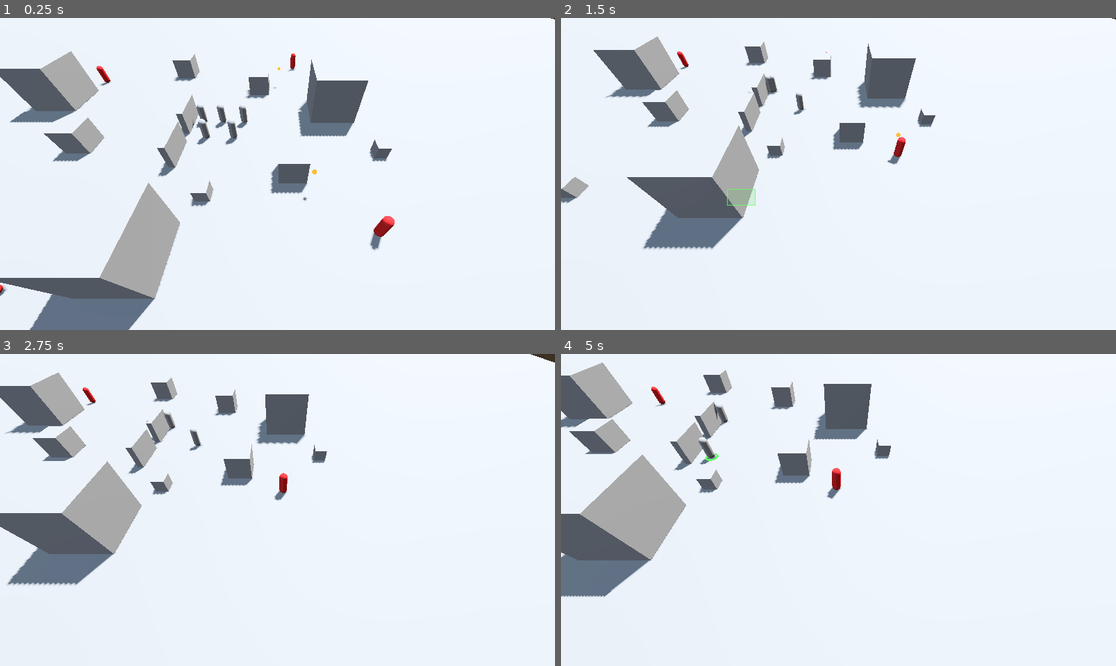
Above: before the commit, frames 1-4 (two rows, left to right).
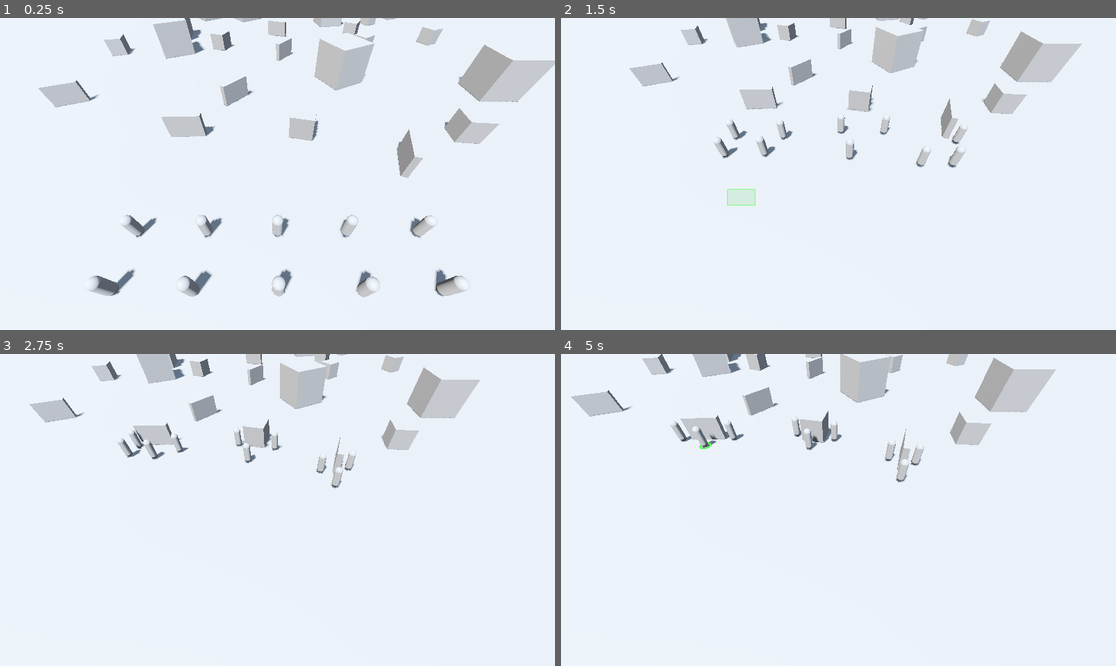
Above: after the commit, the same moments.

Repository: dj-commits/fantastic-spork
Game: Godot game, scene res://scenes/world.tscn
Same seed, same stepped clock (60 frames per second), same inputs: the game is played once before the commit and once after it.
Inputs (mouse positions are in pixels of both pictures, inside the frame that each line leads up to):
- Up to frame 1 (0.25 s): no input
- Up to frame 2 (1.5 s): tap Enter at 0.5 s; move the mouse to (960, 158) at 0.52 s; hold S (cam_pan_down) 0.53-1.25 s; click (960, 158) at 0.67 s; drag from (727, 189) to (810, 236) at 1.27 s
- Up to frame 3 (2.75 s): move the mouse to (333, 441) at 2.02 s; hold D (cam_pan_right) from 2.03 s (still down); click (333, 441) at 2.17 s
- Up to frame 4 (5 s): release D (cam_pan_right) at 2.75 s; drag from (810, 572) to (672, 463) at 2.77 s; move the mouse to (1005, 556) at 3.52 s; hold Mouse wheel up (cam_zoom_in) 3.53-4.25 s; click (1005, 556) at 3.67 s; drag from (672, 463) to (755, 432) at 4.27 s

The runs differ from the first frame. In frame 1, 22% of the frame differs, in the area x 0-100%, y 0-100%; in frame 2, 16%; in frame 3, 16%; in frame 4, 18%.

Commit message:
Scale test: scattered cover, opposing squads, smarter enemies
World / scale:
- navigation_region.gd now scatters random cover across the field before
  baking (count/area/spacing tunable), instead of hand-placed pieces
- squads scaled to 10 a side and moved to opposite ends; camera faces the
  battlefield via a new exported cam_yaw
- Rng gains roll_int for the random cover-type pick

Cover spots reworked:
- cover.gd places a CoverSpot just outside each face from the collision box
  size, so any cover size auto-yields spots (manual edge markers removed)
- CoverSpot is now a plain Node3D created at runtime
- pawns walk straight to a spot's position; dropped the nav-map query that
  returned the world origin and made everyone stampede to the centre

Enemies:
- hunt the nearest player unit across the whole map (sight_range only gates
  firing now)
- line-of-sight check before firing: never shoot through cover or a fellow
  enemy, and reposition to find an angle when blocked

Co-Authored-By: Claude Opus 4.8 <noreply@anthropic.com>

Diff:
--- a/scenes/cover_2x2x2.tscn
+++ b/scenes/cover_2x2x2.tscn
@@ -1,4 +1,6 @@
 [gd_scene format=3]
+
+[ext_resource type="Script" path="res://scripts/cover.gd" id="1_cover"]
 
 [sub_resource type="BoxMesh" id="BoxMesh_cover2"]
 size = Vector3(2, 2, 2)
@@ -9,6 +11,7 @@
 [node name="Cover2x2x2" type="StaticBody3D"]
 collision_layer = 2
 collision_mask = 1
+script = ExtResource("1_cover")
 
 [node name="MeshInstance3D" type="MeshInstance3D" parent="."]
 mesh = SubResource("BoxMesh_cover2")
--- a/scenes/cover_4x4x4.tscn
+++ b/scenes/cover_4x4x4.tscn
@@ -1,4 +1,6 @@
 [gd_scene format=3]
+
+[ext_resource type="Script" path="res://scripts/cover.gd" id="1_cover"]
 
 [sub_resource type="BoxMesh" id="BoxMesh_cover4"]
 size = Vector3(4, 4, 4)
@@ -9,6 +11,7 @@
 [node name="Cover4x4x4" type="StaticBody3D"]
 collision_layer = 2
 collision_mask = 1
+script = ExtResource("1_cover")
 
 [node name="MeshInstance3D" type="MeshInstance3D" parent="."]
 mesh = SubResource("BoxMesh_cover4")
--- a/scenes/enemy.tscn
+++ b/scenes/enemy.tscn
@@ -14,8 +14,9 @@
 firing_range = 9.0
 fire_cooldown = 1.2
 projectile_scene = ExtResource("3_proj")
-stat_variance = 0.25
+stat_variance = 0.75
 auto_seek_cover = false
 
 [node name="MeshInstance3D" parent="." index="0" unique_id=2075226014]
+transform = Transform3D(0.9999709, 0.0063654697, 0.004195756, -0.00631974, 0.99992144, -0.010824988, -0.0042643244, 0.01079816, 0.9999326, 0, 0, 0)
 material_override = SubResource("StandardMaterial3D_enemy")
--- a/scenes/full_cover.tscn
+++ b/scenes/full_cover.tscn
@@ -1,6 +1,6 @@
 [gd_scene format=3 uid="uid://5g5nt0nwpff6"]
 
-[ext_resource type="Script" path="res://scripts/cover_spot.gd" id="1_coverspot"]
+[ext_resource type="Script" path="res://scripts/cover.gd" id="1_cover"]
 
 [sub_resource type="BoxMesh" id="BoxMesh_2q760"]
 size = Vector3(0.5, 2, 3)
@@ -11,17 +11,10 @@
 [node name="FullCover" type="StaticBody3D" unique_id=1097359019]
 collision_layer = 2
 collision_mask = 1
+script = ExtResource("1_cover")
 
 [node name="MeshInstance3D" type="MeshInstance3D" parent="." unique_id=1221599860]
 mesh = SubResource("BoxMesh_2q760")
 
 [node name="CollisionShape3D" type="CollisionShape3D" parent="." unique_id=1106755323]
 shape = SubResource("BoxShape3D_2q760")
-
-[node name="RightEdgeMarker" type="Marker3D" parent="." unique_id=697750856]
-transform = Transform3D(1, 0, 0, 0, 1, 0, 0, 0, 1, 0, 0, -1.2318828)
-script = ExtResource("1_coverspot")
-
-[node name="LeftEdgeMarker" type="Marker3D" parent="." unique_id=1394390551]
-transform = Transform3D(1, 0, 0, 0, 1, 0, 0, 0, 1, 0, 0, 1.2928197)
-script = ExtResource("1_coverspot")
--- a/scenes/world.tscn
+++ b/scenes/world.tscn
@@ -34,82 +34,73 @@
 shadow_enabled = true
 
 [node name="CameraRig" parent="." unique_id=969316036 instance=ExtResource("1_f3sb7")]
-transform = Transform3D(1, 0, 0, 0, 1, 0, 0, 0, 1, 7.933, 2.212, 7.99)
+transform = Transform3D(1, 0, 0, 0, 1, 0, 0, 0, 1, 0, 2.212, -34)
+cam_yaw = 180.0
 
 [node name="NavigationRegion3D" type="NavigationRegion3D" parent="." unique_id=1500000020]
 script = ExtResource("6_nav")
 
 [node name="Ground" parent="NavigationRegion3D" unique_id=477440008 instance=ExtResource("2_rwgxs")]
 
-[node name="FullCoverContainer" type="Node3D" parent="NavigationRegion3D" unique_id=994620643]
-
-[node name="FullCover" parent="NavigationRegion3D/FullCoverContainer" unique_id=1097359019 instance=ExtResource("3_4wyf3")]
-transform = Transform3D(1, 0, 0, 0, 1, 0, 0, 0, 1, 0, 1.0005, 0)
-
-[node name="FullCover2" parent="NavigationRegion3D/FullCoverContainer" unique_id=1082923514 instance=ExtResource("3_4wyf3")]
-transform = Transform3D(1, 0, 0, 0, 1, 0, 0, 0, 1, 0, 1, 4)
-
-[node name="ExtraCover" type="Node3D" parent="NavigationRegion3D"]
-
-[node name="Cover2x2x2_a" parent="NavigationRegion3D/ExtraCover" instance=ExtResource("8_cov2")]
-transform = Transform3D(1, 0, 0, 0, 1, 0, 0, 0, 1, -8, 1, 3)
-
-[node name="Cover2x2x2_b" parent="NavigationRegion3D/ExtraCover" instance=ExtResource("8_cov2")]
-transform = Transform3D(1, 0, 0, 0, 1, 0, 0, 0, 1, 6, 1, -6)
-
-[node name="Cover2x2x2_c" parent="NavigationRegion3D/ExtraCover" instance=ExtResource("8_cov2")]
-transform = Transform3D(1, 0, 0, 0, 1, 0, 0, 0, 1, -3, 1, -10)
-
-[node name="Cover2x2x2_d" parent="NavigationRegion3D/ExtraCover" instance=ExtResource("8_cov2")]
-transform = Transform3D(1, 0, 0, 0, 1, 0, 0, 0, 1, 9, 1, 6)
-
-[node name="Cover4x4x4_a" parent="NavigationRegion3D/ExtraCover" instance=ExtResource("9_cov4")]
-transform = Transform3D(1, 0, 0, 0, 1, 0, 0, 0, 1, -14, 2, -4)
-
-[node name="Cover4x4x4_b" parent="NavigationRegion3D/ExtraCover" instance=ExtResource("9_cov4")]
-transform = Transform3D(1, 0, 0, 0, 1, 0, 0, 0, 1, 13, 2, -2)
-
-[node name="Cover4x4x4_c" parent="NavigationRegion3D/ExtraCover" instance=ExtResource("9_cov4")]
-transform = Transform3D(1, 0, 0, 0, 1, 0, 0, 0, 1, 0, 2, 12)
-
-[node name="Cover1x1x1_a" parent="NavigationRegion3D/ExtraCover" instance=ExtResource("7_cov1")]
-transform = Transform3D(1, 0, 0, 0, 1, 0, 0, 0, 1, 3, 0.5, 8)
-
-[node name="Cover1x1x1_b" parent="NavigationRegion3D/ExtraCover" instance=ExtResource("7_cov1")]
-transform = Transform3D(1, 0, 0, 0, 1, 0, 0, 0, 1, -10, 0.5, 12)
-
-[node name="Cover1x1x1_c" parent="NavigationRegion3D/ExtraCover" instance=ExtResource("7_cov1")]
-transform = Transform3D(1, 0, 0, 0, 1, 0, 0, 0, 1, 16, 0.5, 4)
-
 [node name="Pawn" parent="." unique_id=2093764878 instance=ExtResource("4_k0juu")]
-transform = Transform3D(1, 0, 0, 0, 1, 0, 0, 0, 1, 1.2159889, 0.9004998, -0.049676538)
+transform = Transform3D(1, 0, 0, 0, 1, 0, 0, 0, 1, -8, 0.9, -40)
 
 [node name="Pawn2" parent="." unique_id=2093764879 instance=ExtResource("4_k0juu")]
-transform = Transform3D(1, 0, 0, 0, 1, 0, 0, 0, 1, 3.2, 0.9, -0.05)
+transform = Transform3D(1, 0, 0, 0, 1, 0, 0, 0, 1, -4, 0.9, -40)
 
 [node name="Pawn3" parent="." unique_id=2093764880 instance=ExtResource("4_k0juu")]
-transform = Transform3D(1, 0, 0, 0, 1, 0, 0, 0, 1, 5.2, 0.9, -0.05)
+transform = Transform3D(1, 0, 0, 0, 1, 0, 0, 0, 1, 0, 0.9, -40)
 
 [node name="Pawn4" parent="." unique_id=2093764881 instance=ExtResource("4_k0juu")]
-transform = Transform3D(1, 0, 0, 0, 1, 0, 0, 0, 1, 2.2, 0.9, 2.0)
+transform = Transform3D(1, 0, 0, 0, 1, 0, 0, 0, 1, 4, 0.9, -40)
 
 [node name="Pawn5" parent="." unique_id=2093764882 instance=ExtResource("4_k0juu")]
-transform = Transform3D(1, 0, 0, 0, 1, 0, 0, 0, 1, 4.2, 0.9, 2.0)
+transform = Transform3D(1, 0, 0, 0, 1, 0, 0, 0, 1, 8, 0.9, -40)
+
+[node name="Pawn6" parent="." instance=ExtResource("4_k0juu")]
+transform = Transform3D(1, 0, 0, 0, 1, 0, 0, 0, 1, -8, 0.9, -37)
+
+[node name="Pawn7" parent="." instance=ExtResource("4_k0juu")]
+transform = Transform3D(1, 0, 0, 0, 1, 0, 0, 0, 1, -4, 0.9, -37)
+
+[node name="Pawn8" parent="." instance=ExtResource("4_k0juu")]
+transform = Transform3D(1, 0, 0, 0, 1, 0, 0, 0, 1, 0, 0.9, -37)
+
+[node name="Pawn9" parent="." instance=ExtResource("4_k0juu")]
+transform = Transform3D(1, 0, 0, 0, 1, 0, 0, 0, 1, 4, 0.9, -37)
+
+[node name="Pawn10" parent="." instance=ExtResource("4_k0juu")]
+transform = Transform3D(1, 0, 0, 0, 1, 0, 0, 0, 1, 8, 0.9, -37)
 
 [node name="Enemy1" parent="." instance=ExtResource("10_enemy")]
-transform = Transform3D(1, 0, 0, 0, 1, 0, 0, 0, 1, -12, 0.9, -8)
+transform = Transform3D(1, 0, 0, 0, 1, 0, 0, 0, 1, -8, 0.9, 40)
 
 [node name="Enemy2" parent="." instance=ExtResource("10_enemy")]
-transform = Transform3D(1, 0, 0, 0, 1, 0, 0, 0, 1, 10, 0.9, -12)
+transform = Transform3D(1, 0, 0, 0, 1, 0, 0, 0, 1, -4, 0.9, 40)
 
 [node name="Enemy3" parent="." instance=ExtResource("10_enemy")]
-transform = Transform3D(1, 0, 0, 0, 1, 0, 0, 0, 1, -15, 0.9, 9)
+transform = Transform3D(1, 0, 0, 0, 1, 0, 0, 0, 1, 0, 0.9, 40)
 
 [node name="Enemy4" parent="." instance=ExtResource("10_enemy")]
-transform = Transform3D(1, 0, 0, 0, 1, 0, 0, 0, 1, 14, 0.9, 11)
+transform = Transform3D(1, 0, 0, 0, 1, 0, 0, 0, 1, 4, 0.9, 40)
 
 [node name="Enemy5" parent="." instance=ExtResource("10_enemy")]
-transform = Transform3D(1, 0, 0, 0, 1, 0, 0, 0, 1, -6, 0.9, 14)
+transform = Transform3D(1, 0, 0, 0, 1, 0, 0, 0, 1, 8, 0.9, 40)
+
+[node name="Enemy6" parent="." instance=ExtResource("10_enemy")]
+transform = Transform3D(1, 0, 0, 0, 1, 0, 0, 0, 1, -8, 0.9, 37)
+
+[node name="Enemy7" parent="." instance=ExtResource("10_enemy")]
+transform = Transform3D(1, 0, 0, 0, 1, 0, 0, 0, 1, -4, 0.9, 37)
+
+[node name="Enemy8" parent="." instance=ExtResource("10_enemy")]
+transform = Transform3D(1, 0, 0, 0, 1, 0, 0, 0, 1, 0, 0.9, 37)
+
+[node name="Enemy9" parent="." instance=ExtResource("10_enemy")]
+transform = Transform3D(1, 0, 0, 0, 1, 0, 0, 0, 1, 4, 0.9, 37)
+
+[node name="Enemy10" parent="." instance=ExtResource("10_enemy")]
+transform = Transform3D(1, 0, 0, 0, 1, 0, 0, 0, 1, 8, 0.9, 37)
 
 [node name="SelectionLayer" type="CanvasLayer" parent="." unique_id=1500000010]
 
--- a/scripts/autoloaded/rng.gd
+++ b/scripts/autoloaded/rng.gd
@@ -38,6 +38,11 @@
 func roll_range(minimum: float, maximum: float) -> float:
 	return _generator.randf_range(minimum, maximum)
 
+# A whole-number roll between minimum and maximum, both ends included.
+# e.g. roll_int(1, 6) is a six-sided die; roll_int(0, n - 1) picks a list index.
+func roll_int(minimum: int, maximum: int) -> int:
+	return _generator.randi_range(minimum, maximum)
+
 # Returns true "probability" of the time. chance(0.25) is true about 1 time in 4.
 # Handy for "does this happen?" decisions (a stagger, a miss, a bark, etc.).
 func chance(probability: float) -> bool:
--- a/scripts/camera_rig.gd
+++ b/scripts/camera_rig.gd
@@ -6,7 +6,9 @@
 var pan_edge_offset: int = 100        # px from edge before panning kicks in
 var pan_speed: int = 6
 # --- Orbit state ---
-var cam_yaw: float = 0.0              # degrees, unclamped (full 360 spin)
+## Starting compass facing of the camera, in degrees (0 looks toward -Z; 180
+## looks toward +Z). Set per scene to point the opening view the right way.
+@export var cam_yaw: float = 0.0     # degrees, unclamped (full 360 spin)
 var cam_pitch: float = 50.0          # degrees, clamped
 const PITCH_MIN: float = 30.0
 const PITCH_MAX: float = 80.0
--- /dev/null
+++ b/scripts/cover.gd
@@ -0,0 +1,32 @@
+extends StaticBody3D
+class_name Cover
+# A piece of cover. On spawn it places its own cover spots — one just outside the
+# middle of each vertical face — so units can stand against it with the cover
+# between them and trouble.
+#
+# The spots are worked out from the collision box's size, so cover of ANY
+# dimensions gets sensible spots automatically, with no hand-placed markers.
+
+## How far outside each face (in meters) a unit stands when using this cover.
+@export var stand_off: float = 0.8
+
+func _ready() -> void:
+	var shape: Shape3D = $CollisionShape3D.shape
+	if shape is BoxShape3D:
+		_create_cover_spots(shape.size)
+
+func _create_cover_spots(box_size: Vector3) -> void:
+	# half = distance from the cover's centre out to each face.
+	var half := box_size * 0.5
+	# One standing spot just past the centre of each of the four side faces
+	# (+X, -X, +Z, -Z). We don't bother with the top/bottom faces.
+	var offsets := [
+		Vector3(half.x + stand_off, 0.0, 0.0),
+		Vector3(-half.x - stand_off, 0.0, 0.0),
+		Vector3(0.0, 0.0, half.z + stand_off),
+		Vector3(0.0, 0.0, -half.z - stand_off),
+	]
+	for offset in offsets:
+		var spot := CoverSpot.new()
+		spot.position = offset       # local to us, so it rotates/moves with the cover
+		add_child(spot)
--- a/scripts/cover_spot.gd
+++ b/scripts/cover_spot.gd
@@ -1,11 +1,9 @@
-extends Marker3D
+extends Node3D
 class_name CoverSpot
-# A single spot a unit can stand to take cover. These live on the edge markers
-# of a cover piece. At most one unit may "claim" a spot at a time, so units
-# naturally spread across different spots instead of all piling onto one.
-#
-# This is the first building block of the bigger unit-intelligence system: a
-# claimable point in the world that a behaviour (here, "seek cover") can reserve.
+# A single claimable standing position next to a piece of cover. Cover pieces
+# create these around themselves at runtime (see cover.gd). At most one unit may
+# claim a spot at a time, so units spread across different spots instead of all
+# piling onto one.
 
 var occupant: Node = null   # the unit currently holding this spot, or null if free
 
--- a/scripts/enemy.gd
+++ b/scripts/enemy.gd
@@ -42,31 +42,55 @@
 		to_target.y = 0.0
 		var distance := to_target.length()
 
-		if distance > firing_range:
-			move_to(target.global_position)   # too far — advance toward them
+		# Can we actually SEE the target, or is cover / a fellow enemy in the way?
+		var clear_shot := _has_clear_shot(target)
+
+		# Hold still only when we're in range AND have a clear shot. Otherwise keep
+		# moving — either to close the distance or to step around the obstruction.
+		if distance <= firing_range and clear_shot:
+			move_to(global_position)          # in range with a clear shot — hold
 		else:
-			move_to(global_position)          # close enough — hold position
+			move_to(target.global_position)   # advance / reposition for a shot
 
-		if _time_until_next_shot <= 0.0:
+		# Fire only with a clear shot in range, so we never plug rounds into cover.
+		if clear_shot and distance <= sight_range and _time_until_next_shot <= 0.0:
 			_fire_at(target)
 			_time_until_next_shot = fire_cooldown
 	else:
-		move_to(global_position)              # nobody in sight — stand still
+		move_to(global_position)              # no player units left — stand down
 
 	# Hand off to the inherited Pawn movement, which actually walks us toward
 	# whatever move_to() target we just set (and applies gravity, etc.).
 	super._physics_process(delta)
 
-# The closest player unit within sight_range, or null if none are near enough.
+# The closest player unit anywhere on the map, or null if they're all gone. No
+# sight limit — enemies hunt the squad across the whole field; sight_range only
+# decides whether we actually open fire (see _physics_process).
 func _nearest_player_unit() -> Node3D:
 	var nearest: Node3D = null
-	var nearest_distance := sight_range     # ignore anything beyond our sight
+	var nearest_distance := INF
 	for unit in get_tree().get_nodes_in_group("units"):
 		var distance := global_position.distance_to(unit.global_position)
 		if distance < nearest_distance:
 			nearest_distance = distance
 			nearest = unit
 	return nearest
+
+# True only if a straight line from our muzzle to the target is unobstructed —
+# i.e. the first thing the ray hits is the target itself, not cover or a fellow
+# enemy. Uses the same start/aim points as the actual shot, so what we check is
+# what we'd fire.
+func _has_clear_shot(target: Node3D) -> bool:
+	var from := global_position + Vector3.UP * 1.0
+	var to := target.global_position + Vector3.UP * 0.9
+	var query := PhysicsRayQueryParameters3D.create(from, to)
+	# Anything that could block the shot: cover (layer 2), other units
+	# (Enemy layer 8), and the player units we're aiming at (Player layer 4)...
+	query.collision_mask = 2 | 8 | 4
+	query.exclude = [get_rid()]           # ...but never our own body.
+	var hit := get_world_3d().direct_space_state.intersect_ray(query)
+	# Clear only if the very first thing the ray meets is the target.
+	return hit and hit.collider == target
 
 func _fire_at(target: Node3D) -> void:
 	if projectile_scene == null:
--- a/scripts/navigation_region.gd
+++ b/scripts/navigation_region.gd
@@ -6,8 +6,27 @@
 # We build it at runtime instead of storing a pre-baked mesh in the scene file.
 # That keeps the scene simple and means the walkable area always matches whatever
 # cover is currently in the level, with no manual "re-bake" step to forget.
+#
+# It ALSO scatters random cover across the field first, so the navmesh is carved
+# around everything we drop.
+
+# The cover types we scatter, each with the y-offset that rests it on the ground
+# (= half its height). Only pieces that work as standing cover are listed.
+const COVER_TYPES := [
+	{ "scene": preload("res://scenes/full_cover.tscn"), "rest_y": 1.0 },
+	{ "scene": preload("res://scenes/cover_2x2x2.tscn"), "rest_y": 1.0 },
+	{ "scene": preload("res://scenes/cover_4x4x4.tscn"), "rest_y": 2.0 },
+]
+
+## How many cover pieces to scatter across the battlefield.
+@export var cover_count: int = 30
+## Half-size (x, z) of the rectangular area the cover is scattered within.
+@export var scatter_area := Vector2(24.0, 32.0)
+## Smallest allowed gap (meters) between scattered pieces, so it isn't crowded.
+@export var min_cover_spacing: float = 6.0
 
 func _ready() -> void:
+	_scatter_cover()                 # drop random cover BEFORE we bake the navmesh
 	var nav_mesh := NavigationMesh.new()
 
 	# agent_radius = how wide we pretend each unit is while planning paths. The
@@ -41,3 +60,37 @@
 	# false = bake right now, on the main thread, so the path data is ready
 	# before any unit asks for a route. The level is small, so this is fast.
 	bake_navigation_mesh(false)
+
+# Randomly drop cover across the field, keeping pieces from bunching up. Runs
+# before the bake so the navmesh is carved around everything we place.
+func _scatter_cover() -> void:
+	var placed: Array[Vector3] = []
+	var attempts := 0
+	var max_attempts := cover_count * 20    # give up eventually if it's too tight
+	while placed.size() < cover_count and attempts < max_attempts:
+		attempts += 1
+		var spot := Vector3(
+			Rng.roll_range(-scatter_area.x, scatter_area.x),
+			0.0,
+			Rng.roll_range(-scatter_area.y, scatter_area.y))
+		if _too_close(spot, placed):
+			continue
+		placed.append(spot)
+		_spawn_cover(spot)
+
+# True if "spot" sits within min_cover_spacing of any piece we've already placed.
+func _too_close(spot: Vector3, placed: Array[Vector3]) -> bool:
+	for other in placed:
+		if other.distance_to(spot) < min_cover_spacing:
+			return true
+	return false
+
+func _spawn_cover(ground_spot: Vector3) -> void:
+	# Pick a random cover type, rest it on the ground, and turn it a random way
+	# so the field doesn't look like a grid. Adding it as our child means the
+	# bake includes it and its cover-spot markers register themselves.
+	var type: Dictionary = COVER_TYPES[Rng.roll_int(0, COVER_TYPES.size() - 1)]
+	var piece: Node3D = type["scene"].instantiate()
+	add_child(piece)
+	piece.position = ground_spot + Vector3.UP * float(type["rest_y"])
+	piece.rotation.y = Rng.roll_range(0.0, TAU)
--- a/scripts/pawn.gd
+++ b/scripts/pawn.gd
@@ -104,12 +104,11 @@
 		return                          # nowhere free to hide right now
 	spot.claim(self)
 	claimed_spot = spot
-	# The marker sits inside the cover's thickness (you can't stand there), so we
-	# walk to the nearest point on the navigation mesh instead — that lands us
-	# standing just beside the cover rather than trying to walk into it.
-	var stand_point := NavigationServer3D.map_get_closest_point(
-		nav_agent.get_navigation_map(), spot.global_position)
-	move_to(stand_point)
+	# Cover spots already sit just outside the cover (cover.gd places them there),
+	# so we can head straight to one. The nav agent re-plans the route each frame,
+	# so it self-corrects even if the navmesh wasn't ready the moment we asked —
+	# and because this is a real spot beside cover, it's never the world origin.
+	move_to(spot.global_position)
 
 # The closest cover spot that nobody has claimed, or null if there are none.
 func _nearest_available_cover() -> CoverSpot:
Not shown, added: scripts/cover.gd.uid
